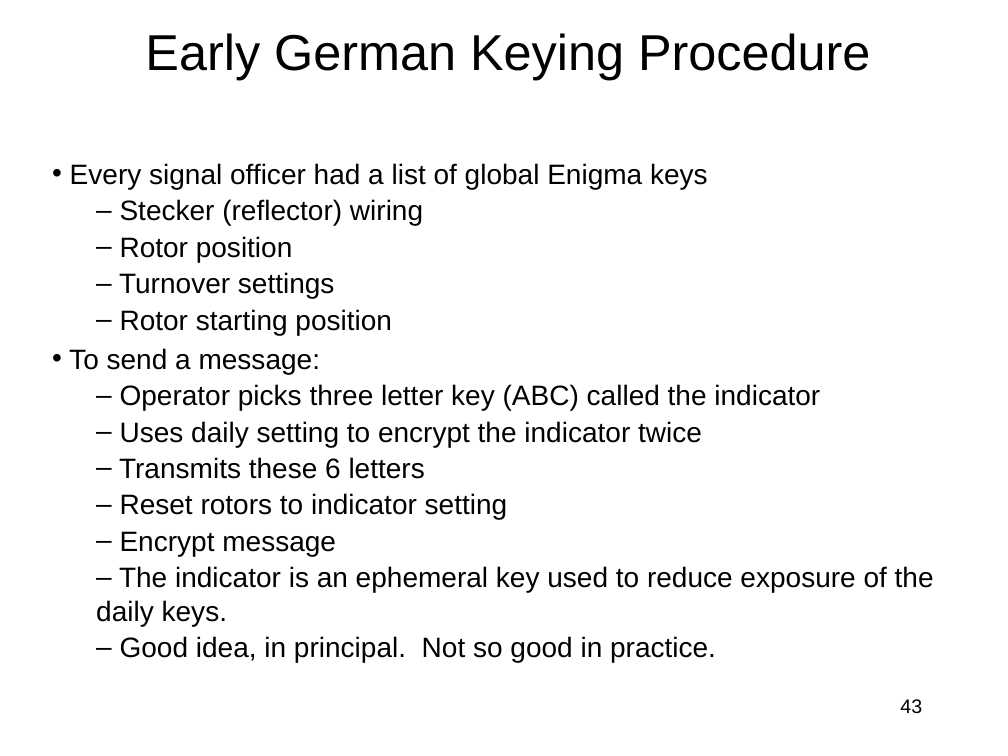
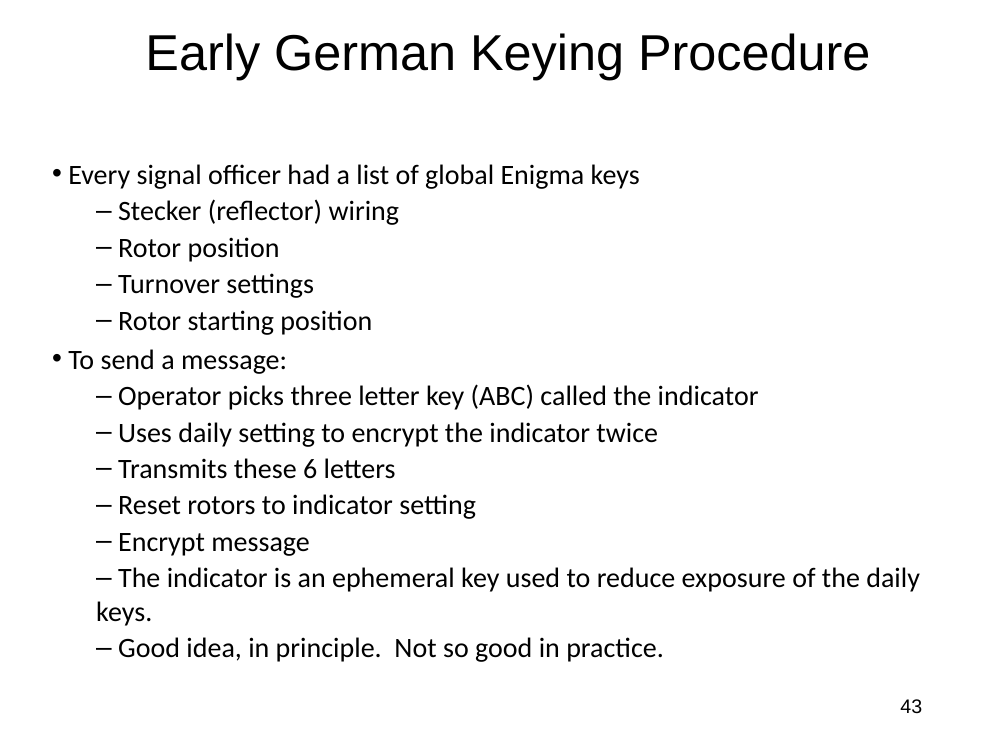
Before and after one commit to jlmucb/class_notes, a slide deck: slide 43 of BerkeleyClass/CS290Spring2013/Lectures/Cryptoclass2.pptx. Drawn at 1008x756 pixels with LibreOffice and Linux fonts; fonts in the diff are those of the drawing. Boxes give left, top, right and bottom in pixels: in the first picture for what was removed or moved away, otherwise in the second. Text is boxed around its words. In the diff, an @@ line names an element or a change of style, - is before the commit and + after.

```diff
--- a/BerkeleyClass/CS290Spring2013/Lectures/Cryptoclass2.pptx
+++ b/BerkeleyClass/CS290Spring2013/Lectures/Cryptoclass2.pptx
@@ text at <box>68,164,920,626</box>: font Arial to Calibri in "Every signal officer had a list of ...", "Stecker (reflector) wiring", "Rotor position", "Turnover settings" and 8 more places @@
@@ text at <box>118,637,664,662</box>: text changed; font Arial to Calibri @@
-  – Good idea, in principal. Not so good in practice.
+  – Good idea, in principle. Not so good in practice.
```
Also in this commit, not shown: 52 other slides changed, 19 other files.
